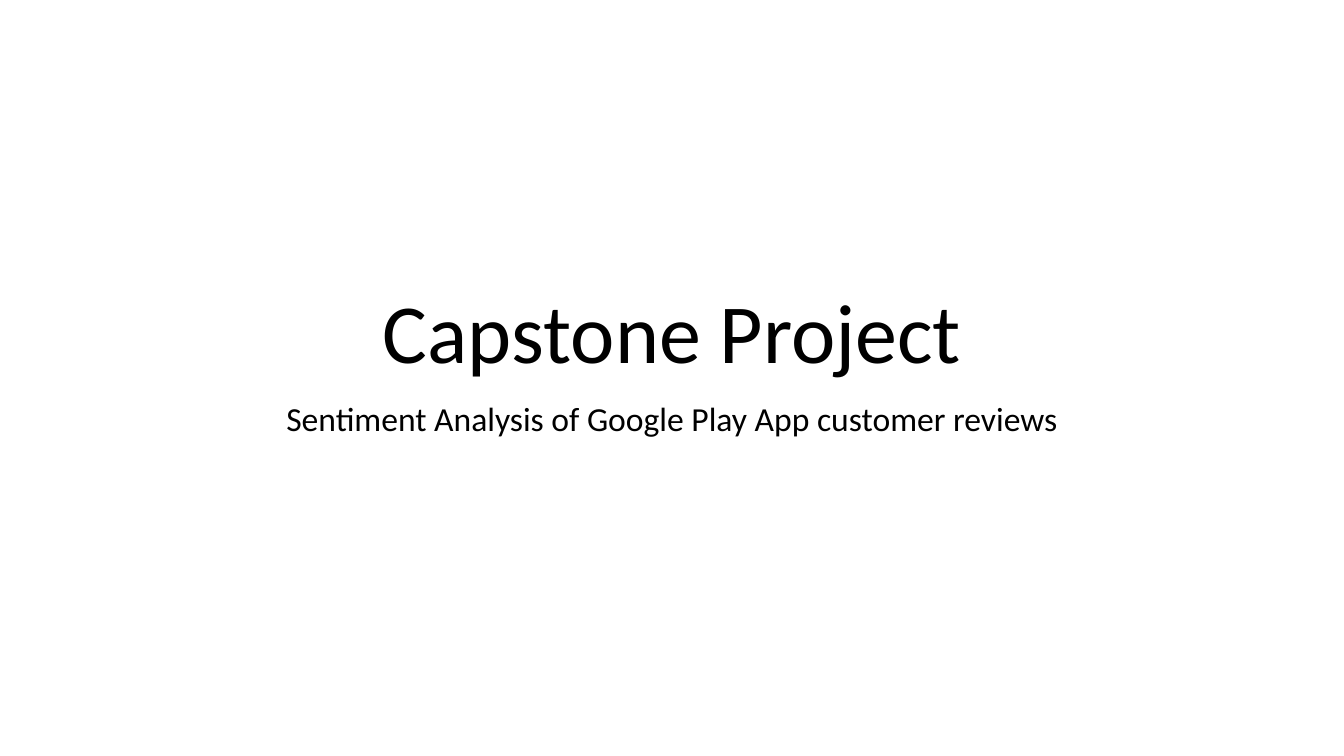
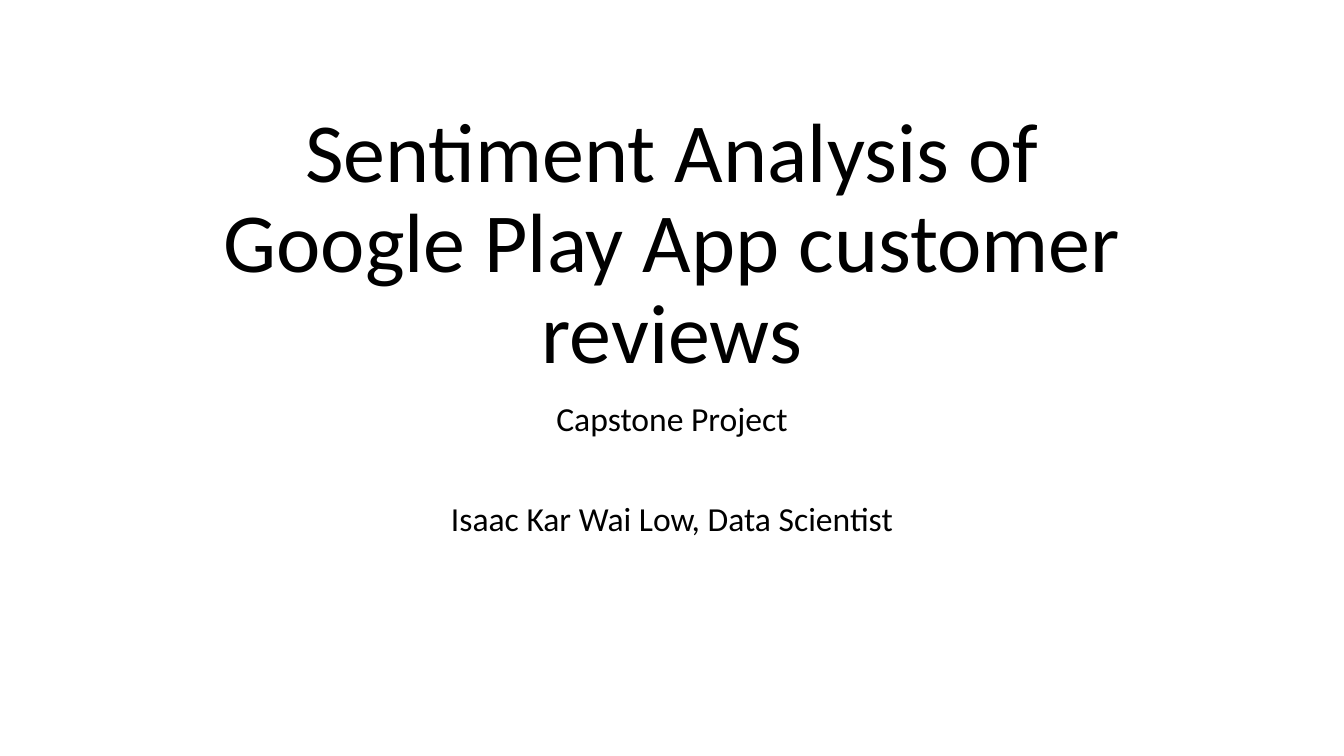
Before and after one commit to isaackarwailow/capstone-project, a slide deck: slide 1 of Capstone Project 2021.pptx. Drawn at 1344x756 pixels with LibreOffice and Linux fonts; fonts in the diff are those of the drawing. Boxes give left, top, right and bottom in pixels: in the first picture for what was removed or moved away, otherwise in the second. Text is boxed around its words. In the diff, an @@ line names an element or a change of style, - is before the commit and + after.

```diff
--- a/Capstone Project 2021.pptx
+++ b/Capstone Project 2021.pptx
@@ title at (224,123,1120,364): text changed @@
-Capstone Project
+Sentiment Analysis of Google Play App customer reviews
@@ subtitle at (451,408,893,535): text changed @@
-Sentiment Analysis of Google Play App customer reviews
+Capstone Project
+Isaac Kar Wai Low, Data Scientist
```
Also in this commit, not shown: 6 slides added, 1 slide removed, 2 other files.
